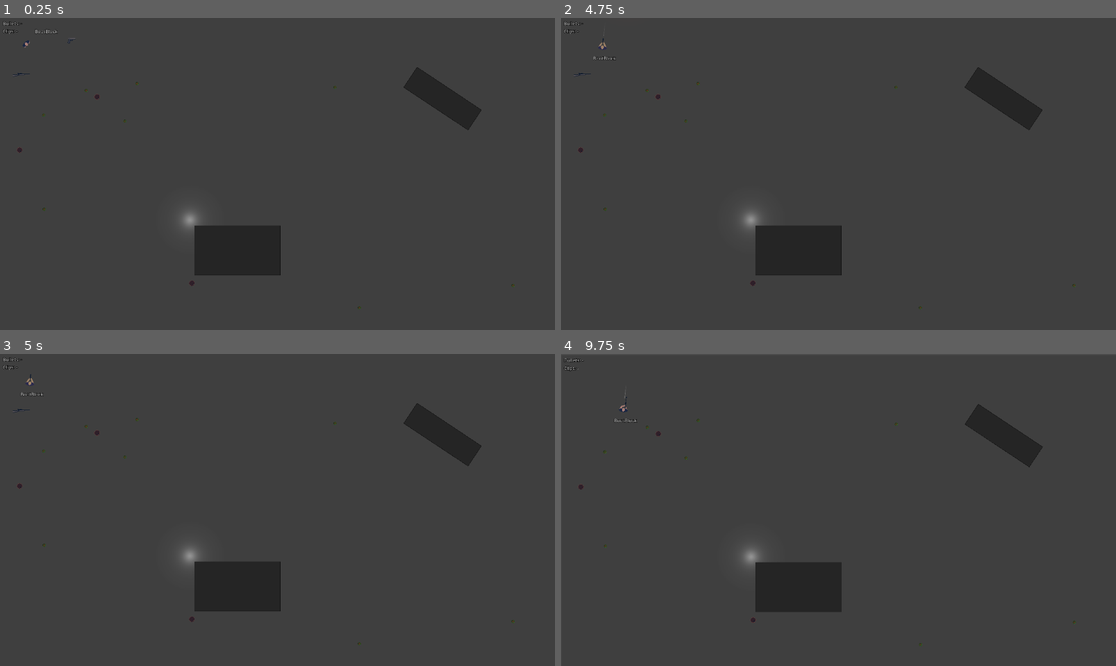
Above: before the commit, frames 1-4 (two rows, left to right).
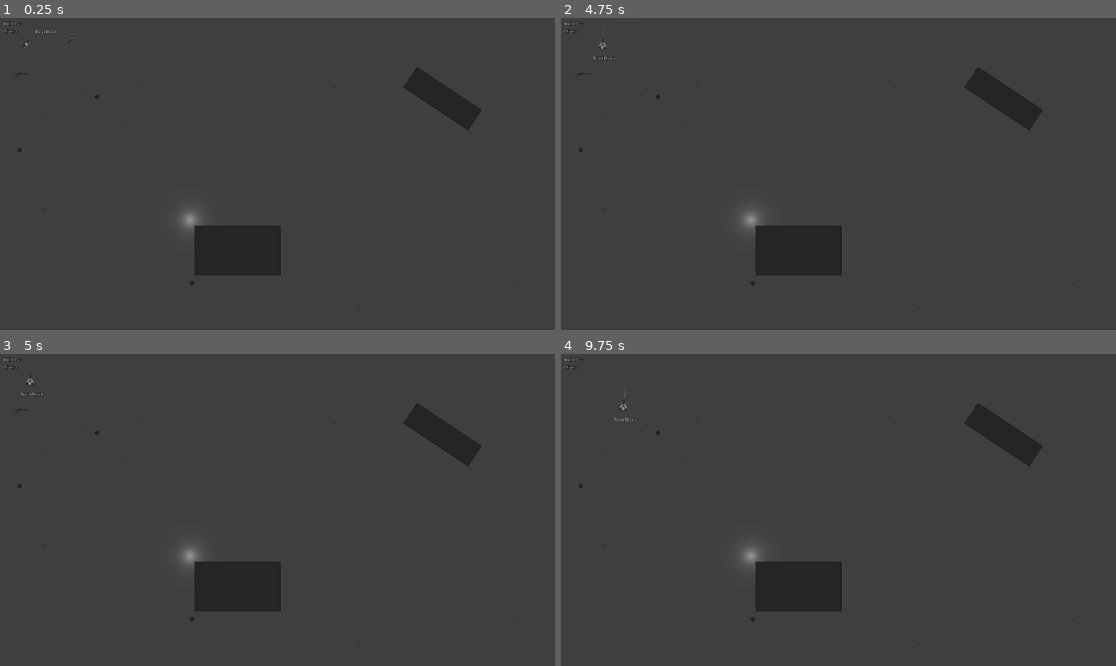
Above: after the commit, the same moments.

Repository: BootBlock/GD-Topdown
Game: Godot game, scene res://Stages/Main.tscn
Same seed, same stepped clock (60 frames per second), same inputs: the game is played once before the commit and once after it. Sound files missing from this copy of the repository are replaced by a short silence.
Inputs:
- Up to frame 1 (0.25 s): no input
- Up to frame 2 (4.75 s): tap Enter at 0.5 s; hold D (move_right) 0.53-1.28 s; tap Down (aim_down) at 0.6 s; tap Space (primary_attack) at 1.25, 3.6 s; hold S (move_down) 1.28-2.03 s; tap Left (aim_left) at 1.35 s; hold D (move_right) 2.03-2.78 s; tap Right (aim_right) at 2.1 s; hold W (move_up) 2.78-3.53 s; tap Up (aim_up) at 2.85 s; hold A (move_left) from 3.53 s (still down); tap R (reload) at 4.15 s; tap Ctrl (secondary_attack) at 4.35 s
- Up to frame 3 (5 s): keep holding A (move_left)
- Up to frame 4 (9.75 s): release A (move_left) at 5.03 s; hold S (move_down) 5.03-5.78 s; tap E (switch_item_next) at 5.1 s; hold D (move_right) 5.78-6.53 s; tap Q (switch_item_prev) at 5.85 s; hold W (move_up) 6.53-7.28 s; tap Down (aim_down) at 6.6 s; hold D (move_right) 7.28-8.03 s; tap Left (aim_left) at 7.35 s; hold S (move_down) 8.03-8.78 s; tap Right (aim_right) at 8.1 s; tap Enter at 8.75 s; hold A (move_left) 8.78-9.53 s; tap Up (aim_up) at 8.85 s; hold W (move_up) from 9.53 s (still down); tap Space (primary_attack) at 9.6 s

Frames 1-3 are identical in both runs. In frame 4, 0.2% of the frame differs, in the area x 0-93%, y 1-94%.

Commit message:
Further iteration
The bullet/clip numbers don't seem to be quite correct when dropping and then picking up an item; requires another PR to complete.

Diff:
--- a/Items/Item.gd
+++ b/Items/Item.gd
@@ -1,3 +1,4 @@
+# Item.gd
 class_name Item extends Node2D
 
 ## The item has been thrown by the specified Player.
@@ -13,6 +14,8 @@
 @export var stance: Player.stances
 
 @onready var pickup_scene = preload("res://Items/Pickups/Pickup.tscn")
+
+#@onready var gunn = preload("res://Items/Weapons/Projectiles/SniperRifle/SniperRifle.tscn")
 
 ## Gets the Player that owns this instance.
 var player: Player
@@ -31,36 +34,43 @@
 
 ## Throws the item.
 func throw() -> void:
-	print("Item.throw()")
+	self.debug("throw(); creating pickup from item and throwing it.")
+
 	var pickup = self._create_pickup_for_item()
 
-	# Add the player to the ignore list so they don't pick the pickup up (!) as it's being dropped.
+	# TODO: Pickup.gd should take care of this item repackaging functionality.
+
+	# Add the player to be ignored so they don't pick the pickup up (!) as it's being dropped.
 	pickup.ignore_player = self.player
 
 	# Add the new pickup to the current stage.
 	GameState.main_scene.current_stage.add_child(pickup)
 
-	# Pickup node needs to have been added to the scene for the sprite property to be available so we can update it.
+	# Pickup node needs to have been added to the scene (above line) for the sprite property to be available so we can update it.
 	pickup.sprite.texture = self.world_image
 
 	# Throw the item in the player's direction and add a bit of random rotation to it.
-	pickup.apply_central_impulse(Vector2.RIGHT.rotated(self.player.rotation).normalized() * 1000)
+	pickup.apply_central_impulse(Vector2.RIGHT.rotated(self.player.rotation).normalized() * 500)
 	pickup.angular_velocity = randi_range(1, 12)
 
 	self.player.remove_active_item()
 
-	# Notify any subscribers that the item has just been thrown.
+	# Notify all subscribers that the item has just been thrown.
 	self.item_thrown.emit(self.player)
 
-	# Wait for 300ms before allowing the player to pick the item back up (prevents insta-pickup upon a throw).
+	# Wait for 300ms before allowing the player to pick the item back up (prevents insta-pickup while throwing).
 	get_tree().create_timer(0.3).timeout.connect(func(): pickup.ignore_player = null)
 
+# TODO: This should be moved into Pickup.gd.
 ## Repackage an existing item into a Pickup that can be dropped on the battlefield and picked up another time.
 func _create_pickup_for_item() -> Pickup:
 	var pickup = self.pickup_scene.instantiate() as Pickup
 
-	pickup.item = self
+	# Doesn't quite work as the values aren't the same (issue is either here or on pick-up?).
+
+	pickup.item = Utility.clone(self) as Item
 	pickup.position = self.player.position
+	pickup.linear_velocity = self.player.velocity * 10		# Make the throw more powerful based on the Player's speed.
 
 	return pickup
 
@@ -68,7 +78,3 @@
 func debug(data) -> void:
 	if self.debug_output:
 		print(str(data))
-
-
-func _on_cleared_ignored_player_timer_timeout() -> void:
-	print("CLEARED!")
--- a/Items/Weapons/Gun.gd
+++ b/Items/Weapons/Gun.gd
@@ -216,4 +216,5 @@
 
 	self.debug("Reloaded.")
 	self._update_ammo_display()
+
 	return
--- a/Items/Weapons/Projectiles/Pistol/Pistol.tscn
+++ b/Items/Weapons/Projectiles/Pistol/Pistol.tscn
@@ -16,6 +16,7 @@
 primary_fire_sound = ExtResource("3_q8kpf")
 reload_sound = ExtResource("4_t1r13")
 empty_sound = ExtResource("5_rgemk")
+debug_output = false
 world_image = ExtResource("6_dm2lk")
 stance = 1
 
--- a/Players/Name.gd
+++ b/Players/Name.gd
@@ -1,5 +1,5 @@
+# Name.gd
 extends Node2D
-
 
 # Called when the node enters the scene tree for the first time.
 func _ready() -> void:
--- a/Players/Player.gd
+++ b/Players/Player.gd
@@ -93,11 +93,8 @@
 		return false
 
 	var pickup_item = pickup.item if pickup.item != null else pickup.item_packedscene.instantiate()
-	#pickup_item.player = self
 
 	if pickup_item is Gun:
-		print("PLAYER GOT GUN: " + pickup_item.name)
-
 		# Remove any existing weapons from the player.
 		Utility.free_children(self.weapon_attachment)
 
@@ -135,6 +132,7 @@
 	if self.active_item:
 		self.active_item.throw()
 
+## Change the Player's stance to better match the type of weapon they're holding.
 func _set_stance(stance: stances) -> void:
 	# TODO: Player.tscn really should have a proper weapon attachment point system
 	#		rather than just offsetting the weapon position and changing the player sprite.
--- a/System/Messages.gd
+++ b/System/Messages.gd
@@ -1,19 +1,19 @@
-#
-# Unlike keyboard input, controller inputs can be seen by all windows on the operating system, including unfocused windows.
-#
-# While this is useful for third-party split screen functionality, it can also have adverse effects.
-# Players may accidentally send controller inputs to the running project while interacting with another window.
-#
-# If you wish to ignore events when the project window isn't focused, you will need to create an autoload called Focus.
-#
-# Then, instead of using Input.is_action_pressed(action), use Focus.input_is_action_pressed(action) where action is the
-# name of the input action. Also, instead of using event.is_action_pressed(action), use Focus.event_is_action_pressed(event, action)
-# where event is an InputEvent reference action is the name of the input action.
-#
-#	See https://docs.godotengine.org/en/stable/tutorials/inputs/controllers_gamepads_joysticks.html#window-focus
-#
+# Messages.gd (globally instanced as 'System')
 
-# Messages.gd (globally instanced as 'System')
+##
+## Unlike keyboard input, controller inputs can be seen by all windows on the operating system, including unfocused windows.
+##
+## While this is useful for third-party split screen functionality, it can also have adverse effects.
+## Players may accidentally send controller inputs to the running project while interacting with another window.
+##
+## If you wish to ignore events when the project window isn't focused, you will need to create an autoload called Focus.
+##
+## Then, instead of using Input.is_action_pressed(action), use Focus.input_is_action_pressed(action) where action is the
+## name of the input action. Also, instead of using event.is_action_pressed(action), use Focus.event_is_action_pressed(event, action)
+## where event is an InputEvent reference action is the name of the input action.
+##
+##	See https://docs.godotengine.org/en/stable/tutorials/inputs/controllers_gamepads_joysticks.html#window-focus
+##
 extends Node
 
 var focused: bool = true
--- a/utility.gd
+++ b/utility.gd
@@ -26,3 +26,23 @@
 func free_children(node):
 	for n in node.get_children():
 		n.queue_free()
+
+# https://ask.godotengine.org/60566/a-way-to-copy-a-node-from-one-scene-to-another
+func clone(from_node: Node) -> Node:
+	var copy = from_node.duplicate()
+
+	# see https://docs.godotengine.org/en/3.1/classes/class_object.html#id2
+	var properties: Array = from_node.get_property_list()
+	var script_properties: Array = []
+
+	for prop in properties:
+		# see https://docs.godotengine.org/en/3.1/classes/class_@globalscope.html#enum-globalscope-propertyusageflags
+		# basically here we are getting any of the user-defined script variables that exist, since those apparently don't
+		# get copied via `duplicate()`
+		if prop.usage & PROPERTY_USAGE_SCRIPT_VARIABLE == PROPERTY_USAGE_SCRIPT_VARIABLE:
+			script_properties.append(prop)
+
+	for prop in script_properties:
+		copy.set(prop.name, from_node[prop.name])
+
+	return copy
